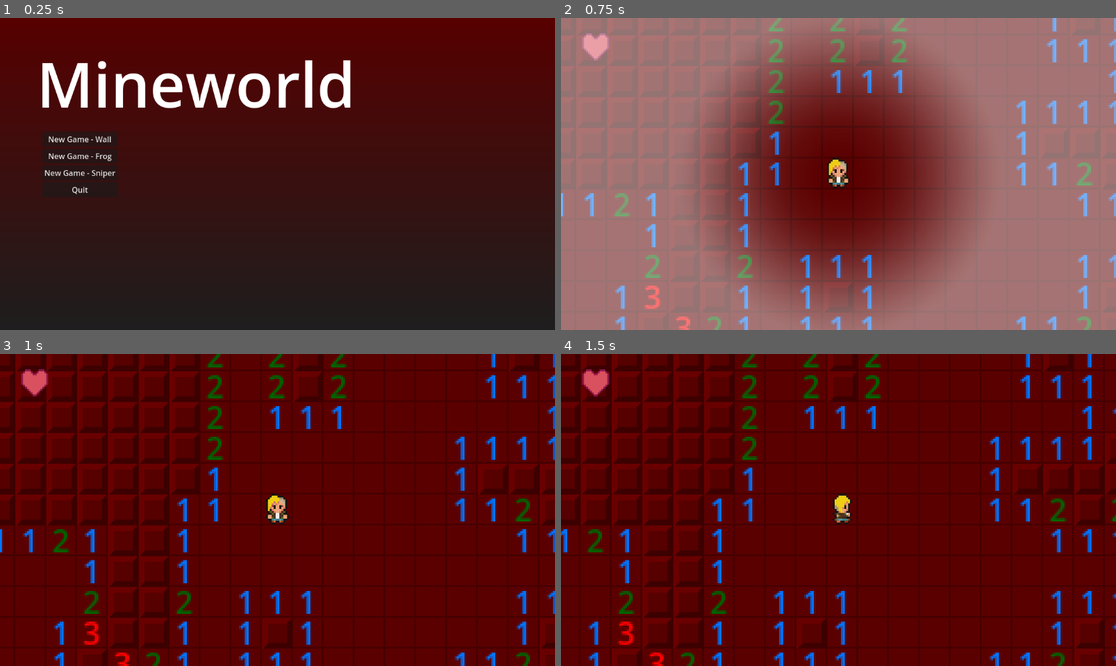
Above: before the commit, frames 1-4 (two rows, left to right).
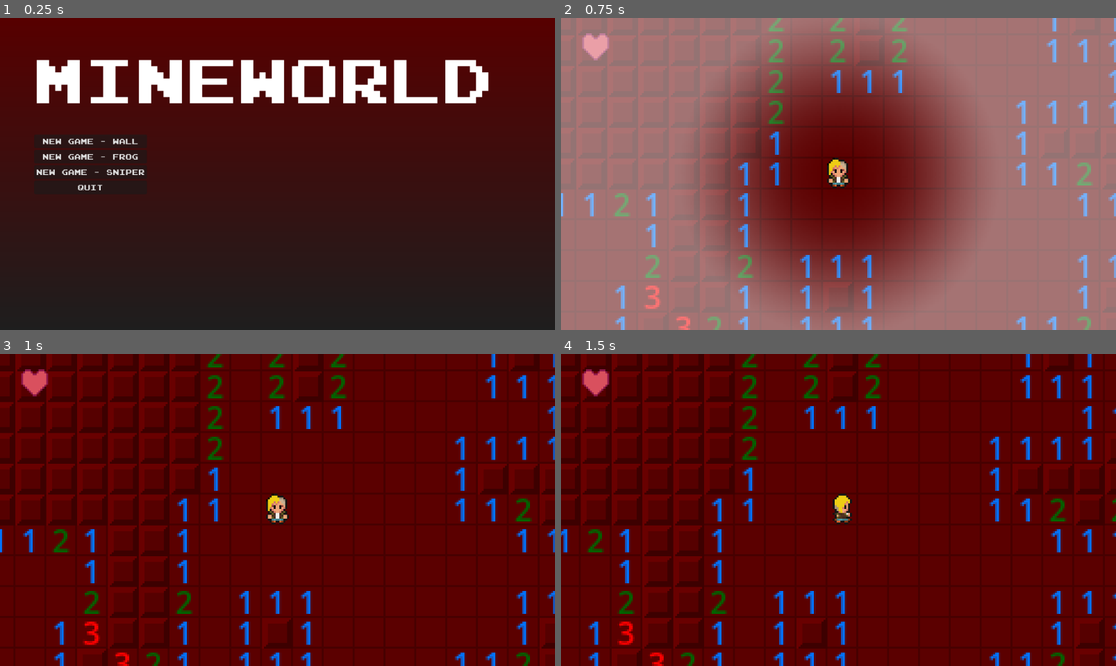
Above: after the commit, the same moments.

Repository: Randwarf/Mineworld
Game: Godot game, scene res://Level select.tscn
The game is run twice, just before and just after one commit, with the same random seed, the same clock (stepped at 60 frames per second) and the same inputs.
Inputs (mouse positions are in pixels of both pictures, inside the frame that each line leads up to):
- Up to frame 1 (0.25 s): no input
- Up to frame 2 (0.75 s): click "New Game - Wall" at 0.5 s
- Up to frame 3 (1 s): no input
- Up to frame 4 (1.5 s): tap Enter at 1.25 s; move the mouse to (960, 494) at 1.27 s; hold Right (ui_right) from 1.28 s (still down); click (960, 494) at 1.42 s

The runs differ from the first frame. In frame 1, 7.4% of the frame differs, in the area x 6-89%, y 13-57%; in frame 2, nothing differs; in frame 3, nothing differs; in frame 4, nothing differs.

Commit message:
frog spawns walls

Diff:
--- a/Boss_FROG.gd
+++ b/Boss_FROG.gd
@@ -50,6 +50,7 @@
 			FrogSprite.modulate = Color(1-health/25.0, health/25.0, 0)
 
 			Scene.clearMapAreaAnywhere(targetInGrid, 2)
+			Scene.setWalls(targetInGrid, 1)
 			if health <= 0:
 				Scene.Victory()
 				CooldownTimer.stop()
--- a/Default_Font.tres
+++ b/Default_Font.tres
@@ -1,18 +1,6 @@
-[gd_resource type="Theme" load_steps=3 format=3 uid="uid://d16tiugja0oh7"]
+[gd_resource type="Theme" load_steps=2 format=3 uid="uid://d16tiugja0oh7"]
 
-[ext_resource type="FontFile" uid="uid://dmjk3wn841b87" path="res://Comfortaa-Bold.ttf" id="1"]
-
-[sub_resource type="FontFile" id="1"]
-fallbacks = Array[Font]([ExtResource("1")])
-face_index = null
-embolden = null
-transform = null
-cache/0/16/0/ascent = 0.0
-cache/0/16/0/descent = 0.0
-cache/0/16/0/underline_position = 0.0
-cache/0/16/0/underline_thickness = 0.0
-cache/0/16/0/scale = 1.0
-cache/0/16/0/kerning_overrides/16/0 = Vector2(0, 0)
+[ext_resource type="FontFile" uid="uid://bwtk7pfmmrrn3" path="res://Themes/joystix monospace.otf" id="1_efwfv"]
 
 [resource]
-Label/fonts/font = SubResource("1")
+Label/fonts/font = ExtResource("1_efwfv")
--- a/GameOver.tscn
+++ b/GameOver.tscn
@@ -14,9 +14,9 @@
 color = Color(0, 0, 0, 0)
 
 [node name="Button" parent="." instance=ExtResource("2_ug047")]
-offset_left = -14.0
+offset_left = -18.0
 offset_top = 26.0
-offset_right = 89.0
+offset_right = 85.0
 offset_bottom = 57.0
 scale = Vector2(0.36, 0.399999)
 text = "Back"
@@ -24,9 +24,9 @@
 [node name="Label" type="Label" parent="."]
 modulate = Color(1, 0, 0, 1)
 texture_filter = 1
-offset_left = -46.0
-offset_right = 57.0
-offset_bottom = 22.0
+offset_left = -57.0
+offset_right = 63.0
+offset_bottom = 23.0
 theme = ExtResource("1")
 text = "GAME OVER"
 horizontal_alignment = 1
--- a/Level select.tscn
+++ b/Level select.tscn
@@ -1,7 +1,8 @@
-[gd_scene load_steps=6 format=3 uid="uid://c8nfre6rfo2sw"]
+[gd_scene load_steps=7 format=3 uid="uid://c8nfre6rfo2sw"]
 
 [ext_resource type="Script" path="res://Scripts/Level select.gd" id="2"]
 [ext_resource type="PackedScene" uid="uid://bqb7bsct3gnia" path="res://button.tscn" id="2_ml8i8"]
+[ext_resource type="FontFile" uid="uid://bwtk7pfmmrrn3" path="res://Themes/joystix monospace.otf" id="3_2pgyk"]
 
 [sub_resource type="Gradient" id="Gradient_numnc"]
 colors = PackedColorArray(0.346146, 2.3193e-05, 1.17319e-05, 1, 0.118581, 0.118581, 0.118581, 1)
@@ -11,6 +12,7 @@
 fill_to = Vector2(0, 1)
 
 [sub_resource type="Theme" id="Theme_i8kx4"]
+default_font = ExtResource("3_2pgyk")
 default_font_size = 128
 
 [node name="Level select" type="Node2D"]
@@ -59,9 +61,9 @@
 "
 
 [node name="Label" type="Label" parent="."]
-offset_left = -373.0
+offset_left = -381.0
 offset_top = -173.0
-offset_right = 290.0
+offset_right = 573.0
 offset_bottom = 5.0
 theme = SubResource("Theme_i8kx4")
 text = "Mineworld"
--- a/Scripts/GridController.gd
+++ b/Scripts/GridController.gd
@@ -162,3 +162,6 @@
 
 func Back():
 	menu.Back()
+
+func setWalls(pos, radius):
+	mapInstance.SetWalls(pos, radius)
--- a/Scripts/Map.gd
+++ b/Scripts/Map.gd
@@ -320,6 +320,14 @@
 	updateSurroundings(playerPos.r, playerPos.c) #----------------------------------------------------------
 	countLocalProximities()
 
+func SetWalls(pos, radius):
+	var Rpos=pos.r
+	var Cpos=pos.c
+	for r in range(Rpos-radius, Rpos+radius+1):
+		for c in range(Cpos-radius, Cpos+radius+1):
+			map[r][c][2] = true
+			grid[r][c].setWall()
+
 # Called every frame. 'delta' is the elapsed time since the previous frame.
 func _process(delta):
 	pass
--- a/Scripts/PlayerControl.gd
+++ b/Scripts/PlayerControl.gd
@@ -107,8 +107,8 @@
 
 	stormProcessing(delta)
 
-	if grid.mapInstance.grid[truePos.y/16][truePos.x/16].isWall:
-		truePos = position
+	#if grid.mapInstance.grid[truePos.y/16][truePos.x/16].isWall:
+	#	truePos = position
 
 	position = position.lerp(truePos, delta*movementSpeed)
 	storedMove = isMoving
@@ -149,24 +149,36 @@
 func detectMovement():
 	if !isMoving and moveQueue != null and !isDead:
 		if moveQueue == "up":
+			var temp = Vector2(truePos.x, truePos.y-16)
+			if grid.mapInstance.grid[temp.y/16][temp.x/16].isWall and grid.mapInstance.grid[truePos.y/16][truePos.x/16].isWall == false:
+				return
 			truePos = Vector2(truePos.x, truePos.y-16)
 			isMoving = true
 			animatedSprite.animation = "walk_up"
 			moveQueue = null
 			currentDirection = "up"
 		elif moveQueue == "down":
+			var temp = Vector2(truePos.x, truePos.y+16)
+			if grid.mapInstance.grid[temp.y/16][temp.x/16].isWall and grid.mapInstance.grid[truePos.y/16][truePos.x/16].isWall == false:
+				return
 			truePos = Vector2(truePos.x, truePos.y+16)
 			isMoving = true
 			animatedSprite.animation = "walk_down"
 			moveQueue = null
 			currentDirection = "down"
 		elif moveQueue == "left":
+			var temp = Vector2(truePos.x-16, truePos.y)
+			if grid.mapInstance.grid[temp.y/16][temp.x/16].isWall and grid.mapInstance.grid[truePos.y/16][truePos.x/16].isWall == false:
+				return
 			truePos = Vector2(truePos.x-16, truePos.y)
 			isMoving = true
 			animatedSprite.animation = "walk_left"
 			moveQueue = null
 			currentDirection = "left"
 		elif moveQueue == "right":
+			var temp = Vector2(truePos.x+16, truePos.y)
+			if grid.mapInstance.grid[temp.y/16][temp.x/16].isWall and grid.mapInstance.grid[truePos.y/16][truePos.x/16].isWall == false:
+				return
 			truePos = Vector2(truePos.x+16, truePos.y)
 			isMoving = true
 			animatedSprite.animation = "walk_right"
--- /dev/null
+++ b/Themes/ButtonTheme.tres
@@ -0,0 +1,72 @@
+[gd_resource type="Theme" load_steps=5 format=3 uid="uid://lty35vyef8io"]
+
+[ext_resource type="FontFile" uid="uid://bwtk7pfmmrrn3" path="res://Themes/joystix monospace.otf" id="1_s4qru"]
+
+[sub_resource type="StyleBoxFlat" id="StyleBoxFlat_aose1"]
+content_margin_left = 4.0
+content_margin_top = 4.0
+content_margin_right = 4.0
+content_margin_bottom = 4.0
+bg_color = Color(0.1, 0.1, 0.1, 0.3)
+corner_radius_top_left = 3
+corner_radius_top_right = 3
+corner_radius_bottom_right = 3
+corner_radius_bottom_left = 3
+corner_detail = 5
+
+[sub_resource type="StyleBoxFlat" id="StyleBoxFlat_x6sjm"]
+content_margin_left = 4.0
+content_margin_top = 4.0
+content_margin_right = 4.0
+content_margin_bottom = 4.0
+bg_color = Color(1, 1, 1, 0.75)
+draw_center = false
+border_width_left = 2
+border_width_top = 2
+border_width_right = 2
+border_width_bottom = 2
+corner_radius_top_left = 3
+corner_radius_top_right = 3
+corner_radius_bottom_right = 3
+corner_radius_bottom_left = 3
+corner_detail = 5
+expand_margin_left = 2.0
+expand_margin_top = 2.0
+expand_margin_right = 2.0
+expand_margin_bottom = 2.0
+
+[sub_resource type="StyleBoxFlat" id="StyleBoxFlat_qccr8"]
+content_margin_left = 4.0
+content_margin_top = 4.0
+content_margin_right = 4.0
+content_margin_bottom = 4.0
+bg_color = Color(0.225, 0.225, 0.225, 0.6)
+corner_radius_top_left = 3
+corner_radius_top_right = 3
+corner_radius_bottom_right = 3
+corner_radius_bottom_left = 3
+corner_detail = 5
+
+[resource]
+Button/colors/font_color = Color(0.875, 0.875, 0.875, 1)
+Button/colors/font_disabled_color = Color(0.875, 0.875, 0.875, 0.5)
+Button/colors/font_focus_color = Color(0.95, 0.95, 0.95, 1)
+Button/colors/font_hover_color = Color(0.95, 0.95, 0.95, 1)
+Button/colors/font_hover_pressed_color = Color(1, 1, 1, 1)
+Button/colors/font_outline_color = Color(1, 1, 1, 1)
+Button/colors/font_pressed_color = Color(1, 1, 1, 1)
+Button/colors/icon_disabled_color = Color(1, 1, 1, 0.4)
+Button/colors/icon_focus_color = Color(1, 1, 1, 1)
+Button/colors/icon_hover_color = Color(1, 1, 1, 1)
+Button/colors/icon_hover_pressed_color = Color(1, 1, 1, 1)
+Button/colors/icon_normal_color = Color(1, 1, 1, 1)
+Button/colors/icon_pressed_color = Color(1, 1, 1, 1)
+Button/constants/h_separation = 2
+Button/constants/outline_size = 0
+Button/font_sizes/font_size = 16
+Button/fonts/font = ExtResource("1_s4qru")
+Button/styles/disabled = SubResource("StyleBoxFlat_aose1")
+Button/styles/focus = SubResource("StyleBoxFlat_x6sjm")
+Button/styles/hover = SubResource("StyleBoxFlat_qccr8")
+Button/styles/normal = null
+Button/styles/pressed = null
--- a/button.tscn
+++ b/button.tscn
@@ -1,6 +1,10 @@
-[gd_scene format=3 uid="uid://bqb7bsct3gnia"]
+[gd_scene load_steps=2 format=3 uid="uid://bqb7bsct3gnia"]
+
+[ext_resource type="Theme" uid="uid://lty35vyef8io" path="res://Themes/ButtonTheme.tres" id="1_vnfl4"]
 
 [node name="Button" type="Button"]
-offset_right = 179.0
-offset_bottom = 64.0
+texture_filter = 1
+offset_right = 266.0
+offset_bottom = 90.0
+theme = ExtResource("1_vnfl4")
 text = "New Game"
Binary file added: Sprites/Buttons/Button (1).png
Not shown, added: Sprites/Buttons/Button (1).png.import
Binary file added: Sprites/Buttons/Button (2).png
Not shown, added: Sprites/Buttons/Button (2).png.import
Binary file added: Sprites/Buttons/Button (3).png
Not shown, added: Sprites/Buttons/Button (3).png.import
Binary file added: Sprites/Buttons/Button (4).png
Not shown, added: Sprites/Buttons/Button (4).png.import
Binary file added: Sprites/Buttons/Button (5).png
Not shown, added: Sprites/Buttons/Button (5).png.import
Binary file added: Sprites/Buttons/Button (6).png
Not shown, added: Sprites/Buttons/Button (6).png.import
(and 8 more such lines)
